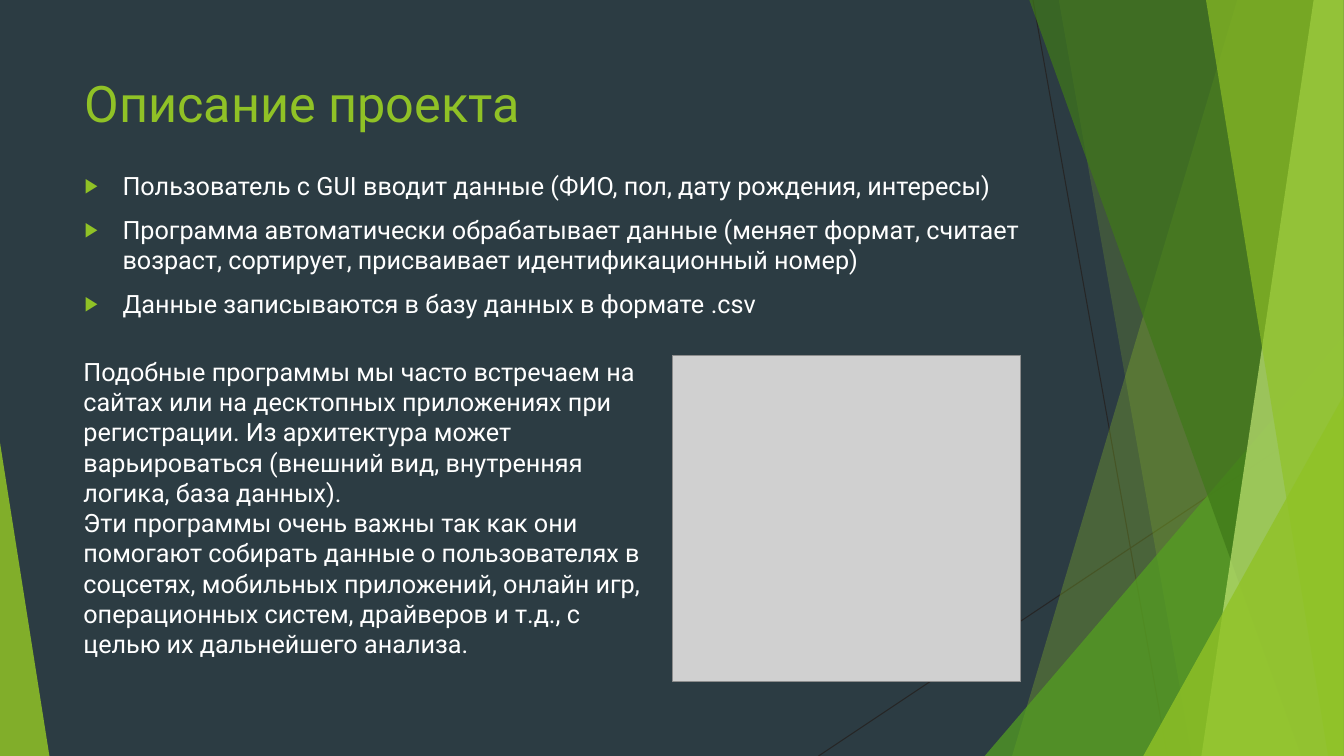
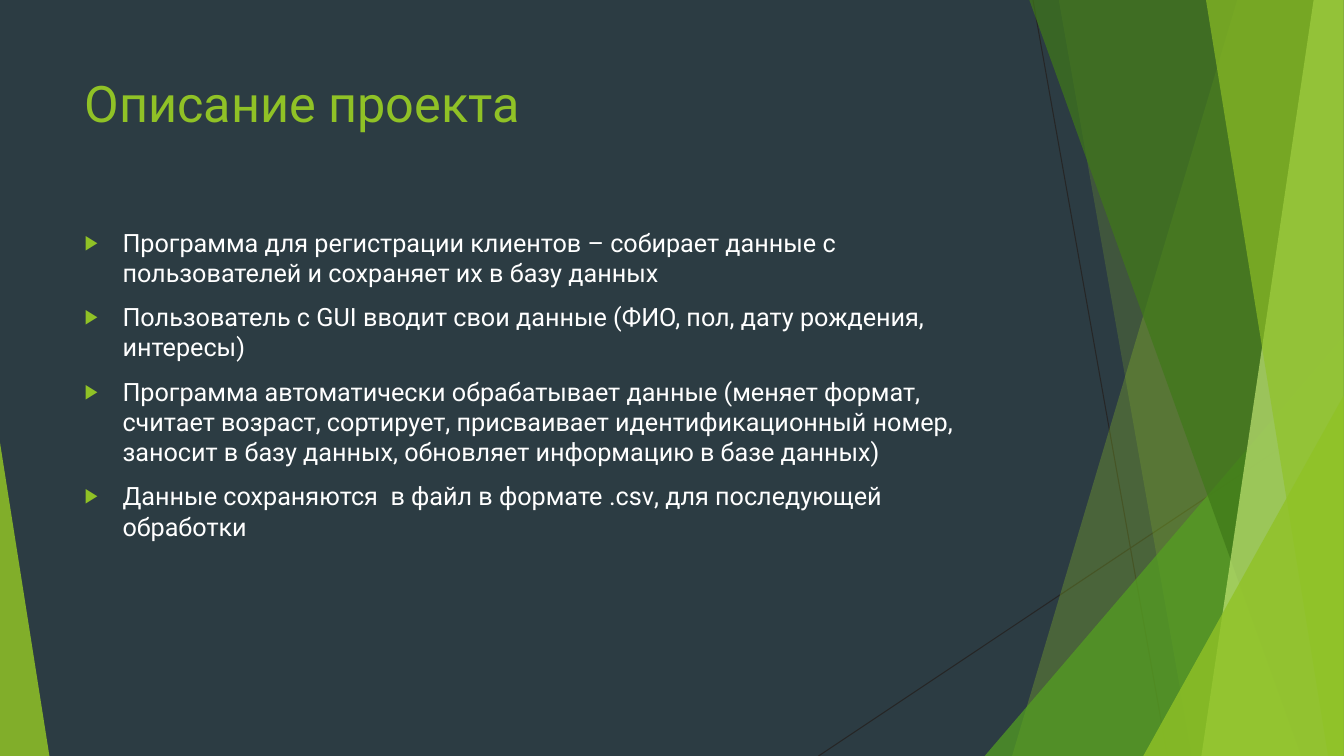
Before and after one commit to Yegor9151/for_corund, a slide deck: slide 3 of course_project_for_korund/ver 1.1/уроки/урок 6.pptx. Drawn at 1344x756 pixels with LibreOffice and Linux fonts; fonts in the diff are those of the drawing; grey boxes stand for pictures. Boxes give left, top, right and bottom in pixels: in the first picture for what was removed or moved away, otherwise in the second. Text is boxed around its words. In the diff, an @@ line names an element or a change of style, - is before the commit and + after.

```diff
--- a/course_project_for_korund/ver 1.1/уроки/урок 6.pptx
+++ b/course_project_for_korund/ver 1.1/уроки/урок 6.pptx
@@ text at <box>123,233,953,541</box>: text changed @@
-▶ Пользователь с GUI вводит данные (ФИО, пол, дату рождения, интересы)
-▶ Программа автоматически обрабатывает данные (меняет формат, считает возраст, сортирует, присваивает идентификационный номер)
-▶ Данные записываются в базу данных в формате .csv
+▶ Программа для регистрации клиентов – собирает данные с пользователей и сохраняет их в базу данных
+▶ Пользователь с GUI вводит свои данные (ФИО, пол, дату рождения, интересы)
+▶ Программа автоматически обрабатывает данные (меняет формат, считает возраст, сортирует, присваивает идентификационный номер, заносит в базу данных, обновляет информацию в базе данных)
+▶ Данные сохраняются в файл в формате .csv, для последующей обработки
@@ picture removed at <box>674,356,1021,683</box> @@
@@ text removed at <box>83,362,640,657</box> @@
-Подобные программы мы часто встречаем на сайтах или на десктопных приложениях при регистрации. Из архитектура может варьироваться (внешний вид, внутренняя логика, база данных).
-Эти программы очень важны так как они помогают собирать данные о пользователях в соцсетях, мобильных приложений, онлайн игр, операционных систем, драйверов и т.д., с целью их дальнейшего анализа.
```
Also in this commit, not shown: 4 other slides changed, 18 slides added.
